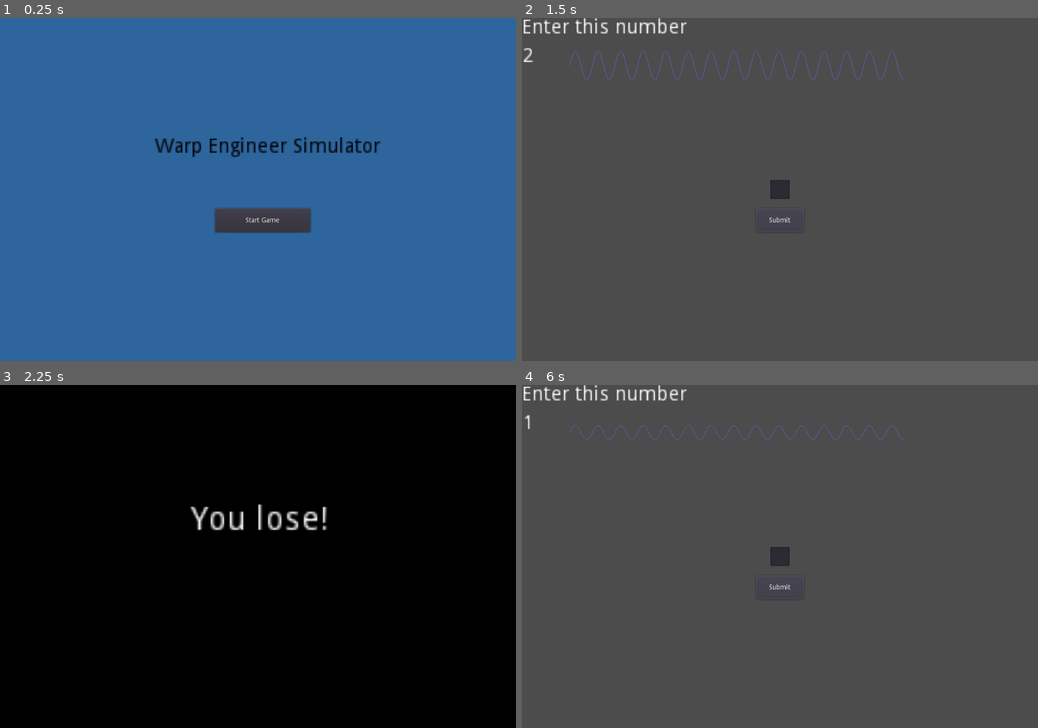
Above: before the commit, frames 1-4 (two rows, left to right).
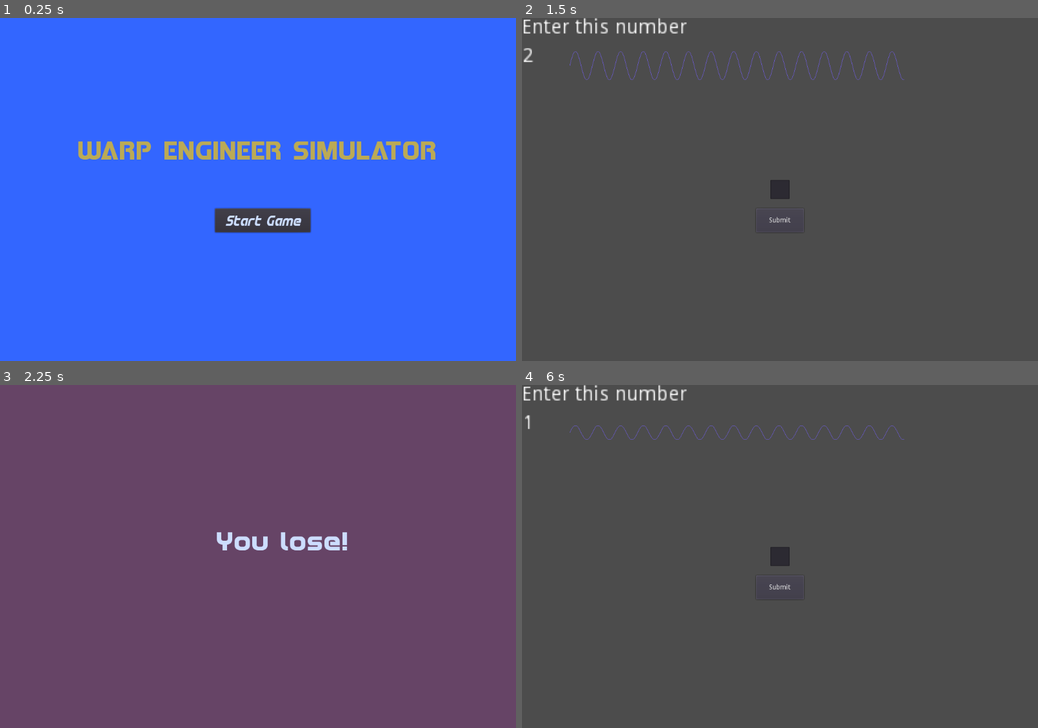
Above: after the commit, the same moments.

Repository: squiggle-at-squiggle/LDJam49
Game: Godot game, scene res://Scenes/Main.tscn
The game is run twice, just before and just after one commit, with the same random seed, the same clock (stepped at 60 frames per second) and the same inputs.
Inputs (mouse positions are in pixels of both pictures, inside the frame that each line leads up to):
- Up to frame 1 (0.25 s): no input
- Up to frame 2 (1.5 s): click (780, 189) at 0.52 s; type "Alex" at 0.6 s; click "Start Game" at 1.25 s
- Up to frame 3 (2.25 s): click "Submit" at 2 s
- Up to frame 4 (6 s): click "Submit" at 2.75 s; click "Submit" at 3.5 s; tap Enter at 4.25 s; tap Space at 5 s; click "Start Game" at 5.75 s

The runs differ from the first frame. In frame 1, 99% of the frame differs, in the area x 0-100%, y 0-100%; in frame 2, nothing differs; in frame 3, 100%; in frame 4, nothing differs.

Commit message:
Bobby branch (#11)
* Added display of win number

* Added puzzle destruction after game ends

* Added some fonts and updated start screen

* Added new fonts and colors to the temporary start screen

Diff:
--- a/Scenes/EndScreen.tscn
+++ b/Scenes/EndScreen.tscn
@@ -1,6 +1,11 @@
-[gd_scene load_steps=2 format=2]
+[gd_scene load_steps=4 format=2]
 
 [ext_resource path="res://Code/EndScreen.gd" type="Script" id=1]
+[ext_resource path="res://Fonts/redline.ttf" type="DynamicFontData" id=2]
+
+[sub_resource type="DynamicFont" id=1]
+size = 64
+font_data = ExtResource( 2 )
 
 [node name="EndScreen" type="CanvasLayer"]
 script = ExtResource( 1 )
@@ -15,7 +20,7 @@
 [node name="ColorRect" type="ColorRect" parent="Control"]
 anchor_right = 1.0
 anchor_bottom = 1.0
-color = Color( 0, 0, 0, 1 )
+color = Color( 0.4, 0.266667, 0.4, 1 )
 __meta__ = {
 "_edit_use_anchors_": false
 }
@@ -25,12 +30,12 @@
 anchor_top = 0.5
 anchor_right = 0.5
 anchor_bottom = 0.5
-margin_left = -140.0
-margin_top = -110.0
-margin_right = -94.0
-margin_bottom = -96.0
-rect_scale = Vector2( 5, 5 )
-custom_colors/font_color = Color( 1, 1, 1, 1 )
+margin_left = -88.0
+margin_top = -60.0
+margin_right = 88.0
+margin_bottom = -4.0
+custom_fonts/font = SubResource( 1 )
+custom_colors/font_color = Color( 0.8, 0.866667, 1, 1 )
 text = "DEBUG"
 __meta__ = {
 "_edit_use_anchors_": false
--- a/Scenes/StartScreen.tscn
+++ b/Scenes/StartScreen.tscn
@@ -1,6 +1,16 @@
-[gd_scene load_steps=2 format=2]
+[gd_scene load_steps=6 format=2]
 
 [ext_resource path="res://Code/StartScreen.gd" type="Script" id=1]
+[ext_resource path="res://Fonts/redline.ttf" type="DynamicFontData" id=2]
+[ext_resource path="res://Fonts/redlinecondital.ttf" type="DynamicFontData" id=3]
+
+[sub_resource type="DynamicFont" id=1]
+size = 64
+font_data = ExtResource( 2 )
+
+[sub_resource type="DynamicFont" id=2]
+size = 36
+font_data = ExtResource( 3 )
 
 [node name="StartScreen" type="CanvasLayer"]
 script = ExtResource( 1 )
@@ -15,22 +25,27 @@
 [node name="ColorRect" type="ColorRect" parent="Control"]
 anchor_right = 1.0
 anchor_bottom = 1.0
-color = Color( 0.176471, 0.396078, 0.611765, 1 )
+color = Color( 0.2, 0.4, 1, 1 )
 
 [node name="Label" type="Label" parent="Control"]
 anchor_left = 0.5
 anchor_top = 0.5
 anchor_right = 0.5
 anchor_bottom = 0.5
-margin_left = -215.0
+margin_left = -381.5
 margin_top = -110.0
-margin_right = -58.0
-margin_bottom = -79.0
-rect_scale = Vector2( 3, 3 )
-custom_colors/font_color = Color( 0, 0, 0, 1 )
+margin_right = 381.5
+margin_bottom = 5.0
+custom_fonts/font = SubResource( 1 )
+custom_colors/font_color = Color( 0.733333, 0.666667, 0.333333, 1 )
 text = "Warp Engineer Simulator
 "
 align = 1
+valign = 1
+uppercase = true
+__meta__ = {
+"_edit_use_anchors_": false
+}
 
 [node name="Button" type="Button" parent="Control"]
 anchor_left = 0.5
@@ -41,6 +56,9 @@
 margin_top = 40.0
 margin_right = 110.0
 margin_bottom = 90.0
+custom_fonts/font = SubResource( 2 )
+custom_colors/font_color_disabled = Color( 1, 1, 1, 1 )
+custom_colors/font_color = Color( 0.8, 0.866667, 1, 1 )
 text = "Start Game"
 __meta__ = {
 "_edit_use_anchors_": false
Not shown, added: Fonts/00copyfont.txt
Binary file added: Fonts/Digital Play Hollow St.ttf
Binary file added: Fonts/Digital Play Italic St.ttf
Binary file added: Fonts/Digital Play St.ttf
Binary file added: Fonts/redline.ttf
Not shown, added: Fonts/redline.txt
Binary file added: Fonts/redline3d.ttf
Binary file added: Fonts/redline3dital.ttf
Binary file added: Fonts/redlinecond.ttf
Binary file added: Fonts/redlinecondital.ttf
Binary file added: Fonts/redlineexpand.ttf
Binary file added: Fonts/redlineexpandital.ttf
(and 4 more such lines)
